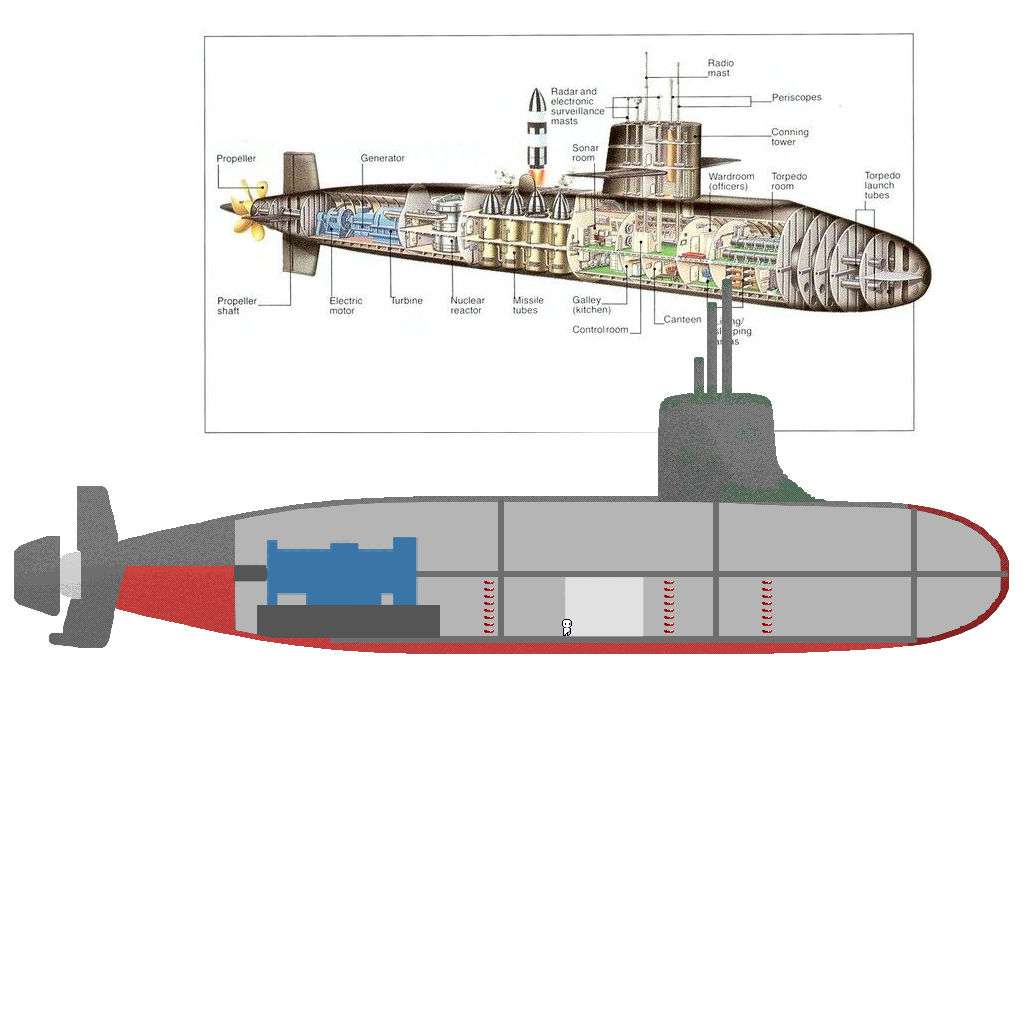
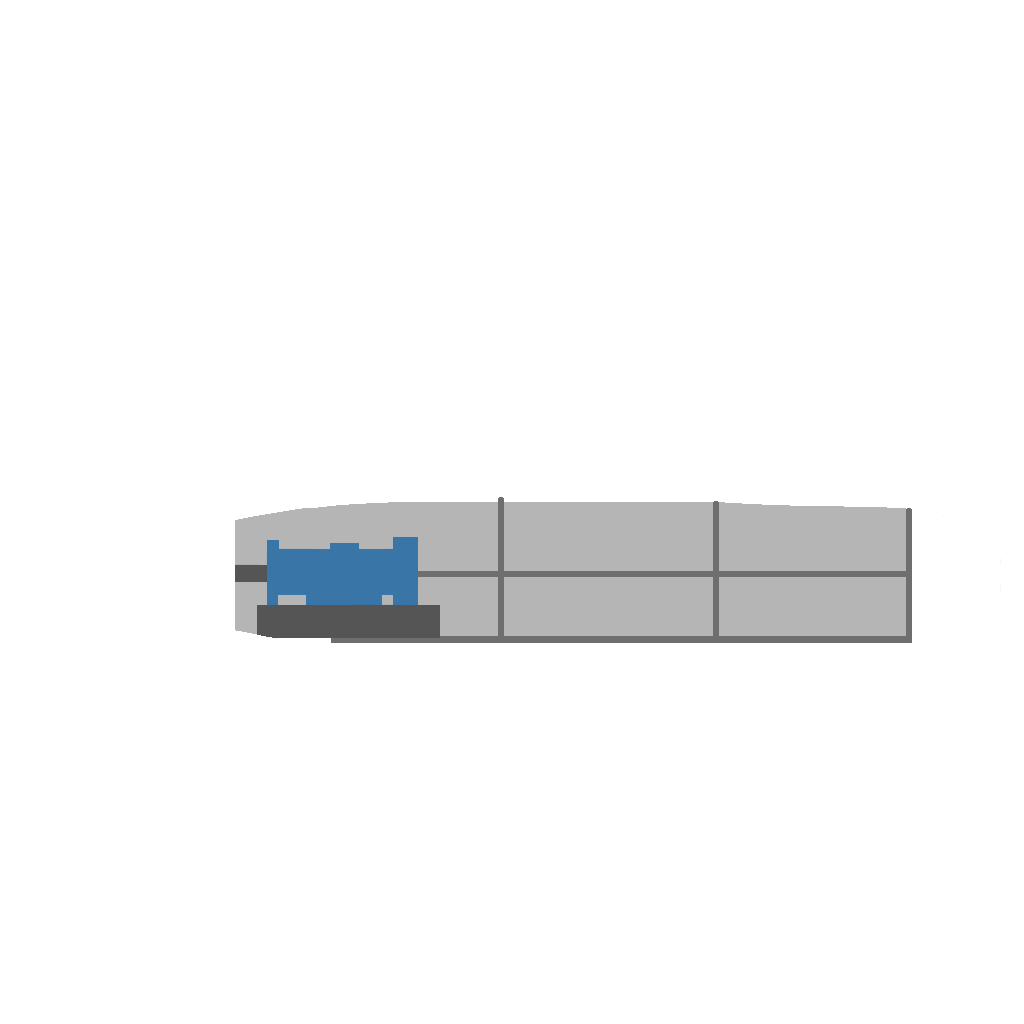
The second w=1024, h=1024 image is a revision of the first. Changes to its layers:
hid "PlayerRef" over [452, 599, 644, 654]
hid "Reactor" over [512, 481, 704, 654]
painted on "Motor" over [192, 512, 512, 654]
hid "Ladders" (1st of 3) over [757, 394, 821, 654]
hid "Ladders" (2nd of 3) over [484, 578, 574, 639]
hid "Ladders" (3rd of 3) over [659, 386, 723, 654]
hid "Tower Moss", painted on it over [640, 256, 832, 507]
hid "Tower BG" over [105, 29, 1009, 654]
painted on "Interior Layer 2" over [256, 384, 1009, 654]
painted on "Interior Layer" (1st of 2) over [192, 512, 960, 654]
painted on "Interior Layer" (2nd of 2) over [192, 512, 1009, 654]
painted on "Interior BG" over [192, 384, 1009, 654]
hid "Hull Dither" over [14, 448, 1009, 654]
hid "Hull Moss", painted on it over [14, 448, 1009, 654]
hid "Hull BG" over [14, 384, 1009, 654]
hid "Ref" (3rd of 3) over [198, 29, 947, 512]
